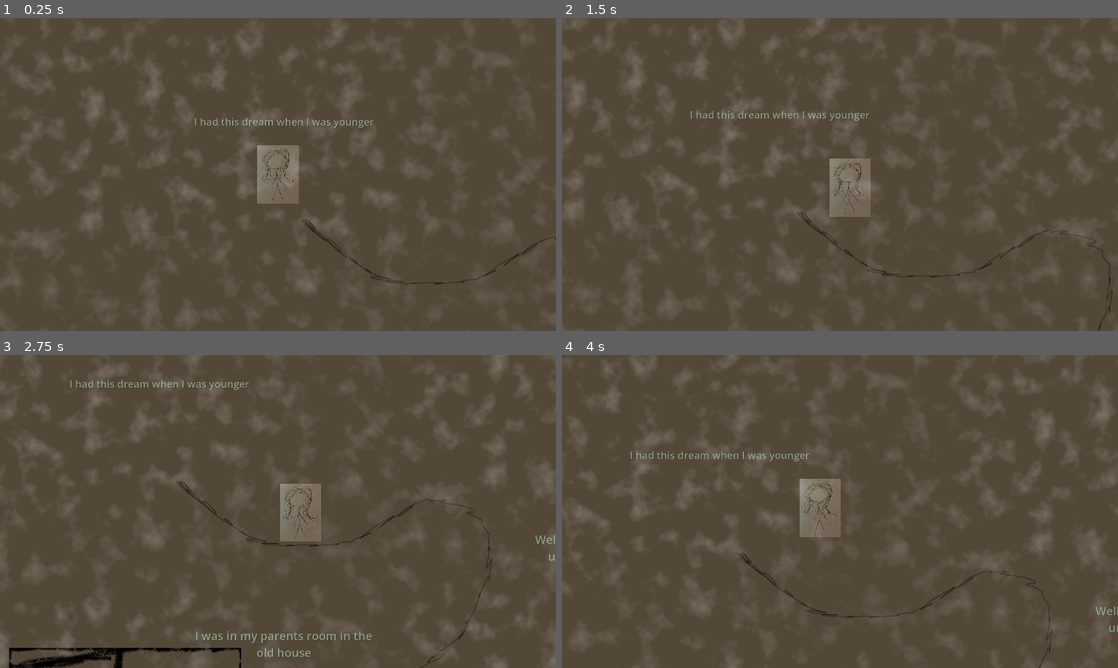
Above: before the commit, frames 1-4 (two rows, left to right).
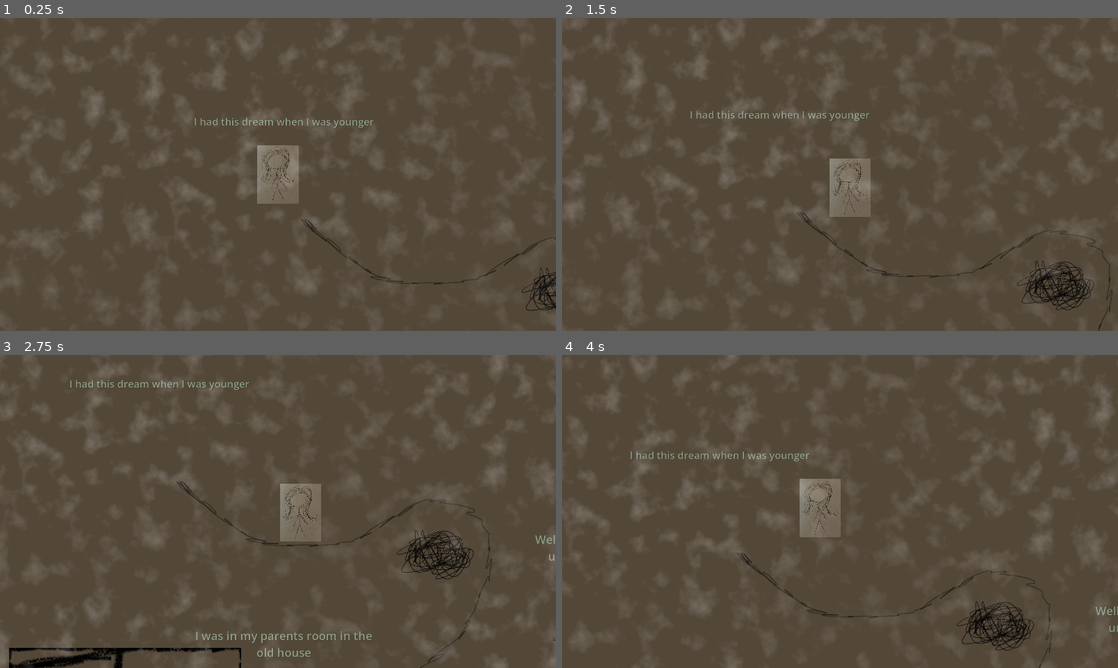
Above: after the commit, the same moments.

Repository: Ava-TU/EGD-FlatGame
Game: Godot game, scene res://Scenes/Main.tscn
The game is run twice, just before and just after one commit, with the same random seed, the same clock (stepped at 60 frames per second) and the same inputs.
Inputs:
- Up to frame 1 (0.25 s): no input
- Up to frame 2 (1.5 s): hold D (Right) 0.53-1.28 s; hold S (Down) from 1.28 s (still down)
- Up to frame 3 (2.75 s): release S (Down) at 2.03 s; hold D (Right) from 2.03 s (still down)
- Up to frame 4 (4 s): release D (Right) at 2.78 s; hold W (Up) 2.78-3.53 s; hold A (Left) from 3.53 s (still down)

The runs differ from the first frame. In frame 1, 0.3% of the frame differs, in the area x 93-100%, y 79-94%; in frame 2, 0.8%, in the area x 81-96%, y 77-94%; in frame 3, 0.8%; in frame 4, 0.8%.

Commit message:
adding in little bits

Diff:
--- a/egd-flat-game/Scenes/Main.tscn
+++ b/egd-flat-game/Scenes/Main.tscn
@@ -10,6 +10,8 @@
 [ext_resource type="Texture2D" uid="uid://d4fij8yvtu5wu" path="res://Sprites/Line2.png" id="7_50glp"]
 [ext_resource type="Texture2D" uid="uid://buy8yku2lhpcl" path="res://Sprites/Line3.png" id="9_vy5pj"]
 [ext_resource type="Texture2D" uid="uid://dtbny4vral8nj" path="res://Sprites/Image2.png" id="10_bmxlf"]
+[ext_resource type="Texture2D" uid="uid://bparf0itnmdpy" path="res://Sprites/star.png" id="11_grg3l"]
+[ext_resource type="Texture2D" uid="uid://bc5bbyme8o4d7" path="res://Sprites/scramble.png" id="12_frkhe"]
 
 [sub_resource type="RectangleShape2D" id="RectangleShape2D_r150o"]
 size = Vector2(126, 127)
@@ -33,10 +35,10 @@
 [node name="Node2D" type="Node2D" unique_id=2035813038]
 
 [node name="ColorRect" type="ColorRect" parent="." unique_id=203460590]
-offset_left = -795.0
+offset_left = -3006.0
 offset_top = -721.0
 offset_right = 7118.0
-offset_bottom = 4585.0
+offset_bottom = 9063.0
 color = Color(0.32699388, 0.28063932, 0.22092837, 1)
 
 [node name="TextureRect" type="TextureRect" parent="." unique_id=1214155747]
@@ -252,3 +254,18 @@
 position = Vector2(1765, 3489.75)
 scale = Vector2(0.637, 0.667)
 texture = ExtResource("10_bmxlf")
+
+[node name="Line4" type="Sprite2D" parent="." unique_id=1888513068]
+position = Vector2(3009, 3099)
+texture = ExtResource("7_50glp")
+
+[node name="Star" type="Sprite2D" parent="." unique_id=2032717300]
+position = Vector2(2416, 1178)
+rotation = 0.24687792
+scale = Vector2(0.32777777, 0.32777777)
+texture = ExtResource("11_grg3l")
+
+[node name="Scramble" type="Sprite2D" parent="." unique_id=1651090443]
+position = Vector2(1959.0001, 942)
+scale = Vector2(0.26527965, 0.2652796)
+texture = ExtResource("12_frkhe")
